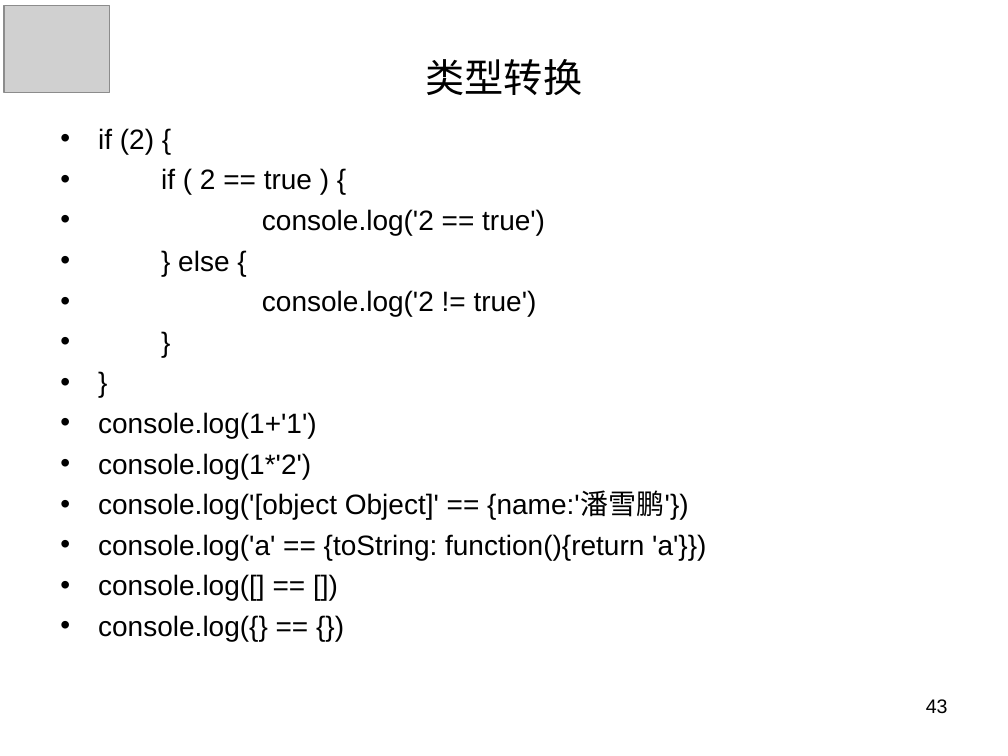
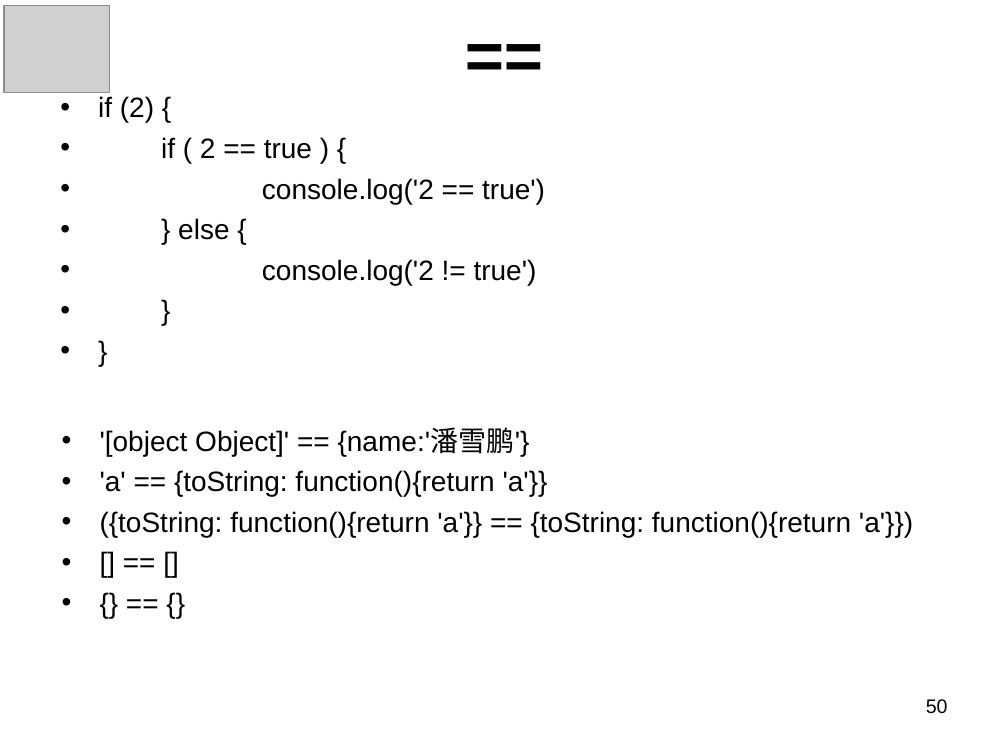
Before and after one commit to panxuepeng/javascript, a slide deck: slide 50 of ppt/1-1（第一天课程）.ppt (slide 43 before the commit). Drawn at 1008x756 pixels with LibreOffice and Linux fonts; fonts in the diff are those of the drawing; grey boxes stand for pictures. Boxes give left, top, right and bottom in pixels: in the first picture for what was removed or moved away, otherwise in the second. Text is boxed around its words. In the diff, an @@ line names an element or a change of style, - is before the commit and + after.

```diff
--- a/ppt/1-1（第一天课程）.ppt
+++ b/ppt/1-1（第一天课程）.ppt
@@ title added at (50,21,958,85), 48 pt, text #000000, bold @@
+==
@@ title removed at (426,59,583,95) @@
-类型转换
@@ text "if (2) {": place and size @@
-text "if (2) {" at (98,128,706,641)
+text "if (2) {" at (98,96,545,285)
@@ text at (98,412,706,641): paragraphs removed @@
-• console.log(1+'1')
-• console.log(1*'2')
-• console.log('[object Object]' == {name:'潘雪鹏'})
-• console.log('a' == {toString: function(){return 'a'}})
-• console.log([] == [])
-• console.log({} == {})
@@ text added at (100,429,913,537), 20 pt, text #000000 @@
+• '[object Object]' == {name:'潘雪鹏'}
+• 'a' == {toString: function(){return 'a'}}
+• ({toString: function(){return 'a'}} == {toString: function(){return 'a'}})
+• [] == []
+• {} == {}
@@ page number at (926,699,948,714): text changed @@
-43
+50
```
Also in this commit, not shown: 37 other slides changed, 23 slides added, 4 slides removed, 3 other files.
